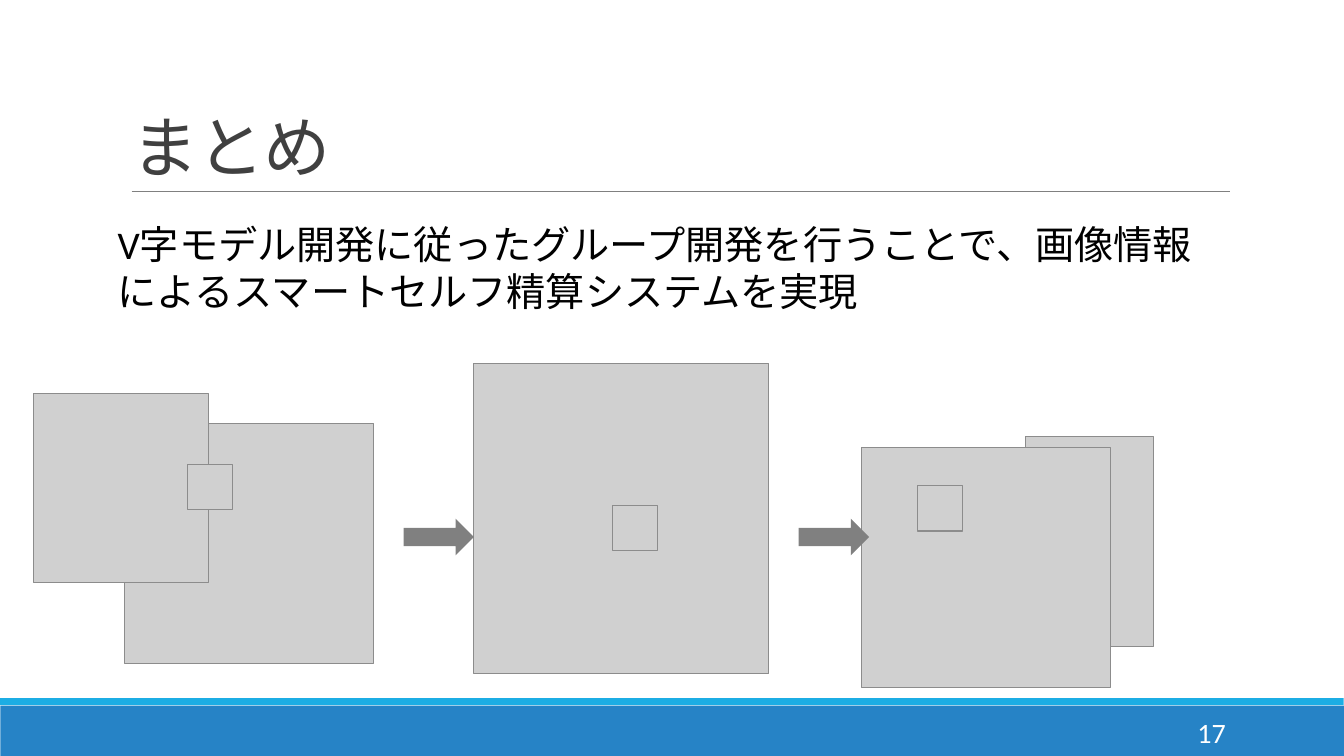
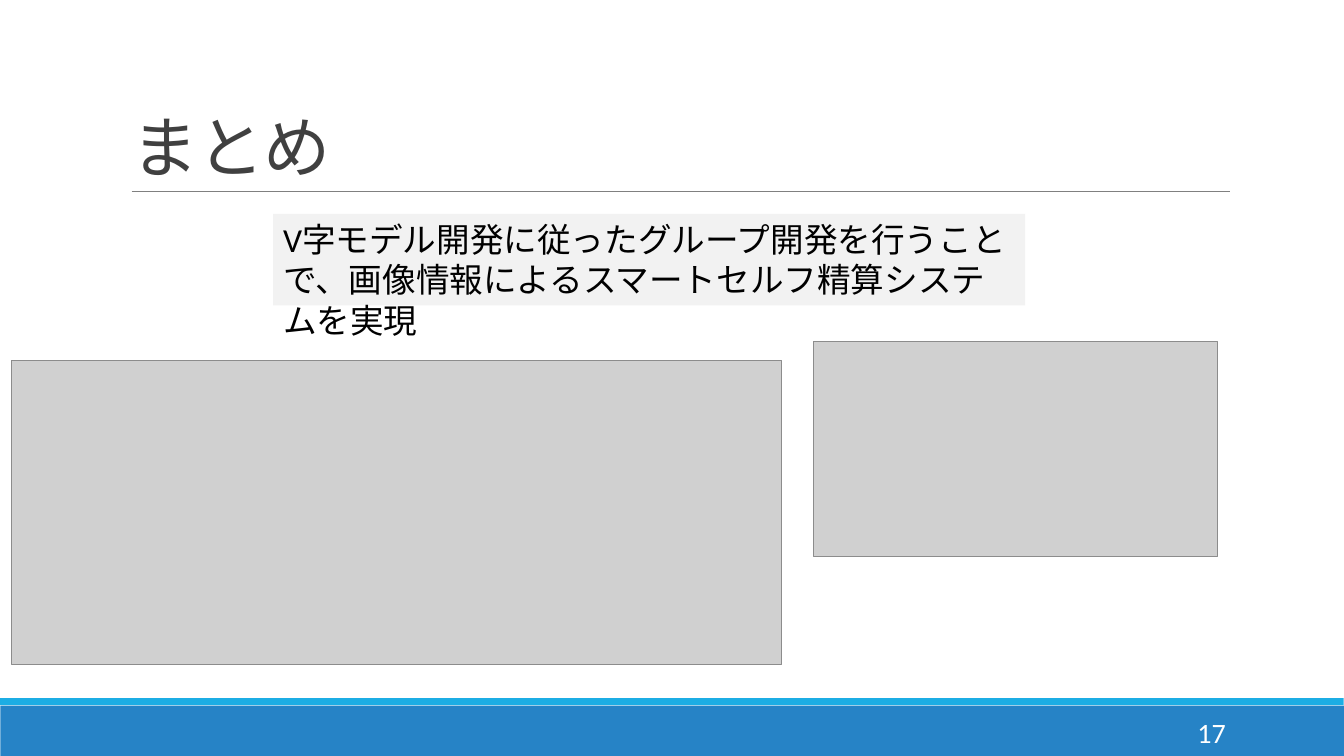
Before and after one commit to DJ956/YoloBarcodeReader, a slide deck: slide 18 of プレゼン/enpit_dan.pptx. Drawn at 1344x756 pixels with LibreOffice and Linux fonts; fonts in the diff are those of the drawing; grey boxes stand for pictures. Boxes give left, top, right and bottom in pixels: in the first picture for what was removed or moved away, otherwise in the second. Text is boxed around its words. In the diff, an @@ line names an element or a change of style, - is before the commit and + after.

```diff
--- a/プレゼン/enpit_dan.pptx
+++ b/プレゼン/enpit_dan.pptx
@@ rectangle "V字モデル開発に従ったグループ開発を行うことで、画像情報によるスマートセルフ精算システムを実現": place and size @@
-rectangle "V字モデル開発に従ったグループ開発を行うことで、画像情報によるスマートセルフ精算システムを実現" at [118,227,1192,310]
+rectangle "V字モデル開発に従ったグループ開発を行うことで、画像情報によるスマートセルフ精算システムを実現" at [273,214,1025,306]
@@ rectangle "V字モデル開発に従ったグループ開発を行うことで、画像情報によるスマートセルフ精算システムを実現" at [273,214,1025,306]: size 28 to 24 pt; fill none to #F2F2F2 @@
@@ picture added at [814,342,1218,557] @@
@@ picture added at [12,360,782,664] @@
@@ picture removed at [474,364,769,675] @@
@@ picture removed at [33,393,209,583] @@
@@ picture removed at [125,423,374,663] @@
@@ picture removed at [861,448,1110,688] @@
@@ picture removed at [1025,438,1153,647] @@
@@ picture removed at [188,465,233,510] @@
@@ picture removed at [613,506,658,552] @@
@@ picture removed at [918,486,963,531] @@
@@ right arrow removed at [403,519,474,556] @@
@@ right arrow removed at [799,519,869,556] @@
```
Also in this commit, not shown: 6 other slides changed, 1 other file.
